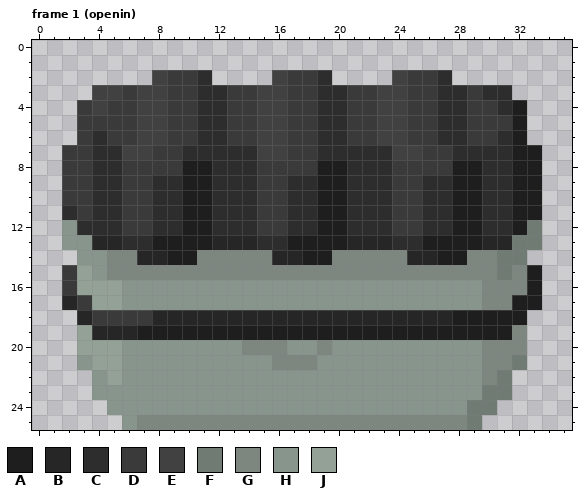
File history of a pixel-art file, Assets/Resources/aseprite/TrashContainer.aseprite. That is the earlier state.
36x26 pixels, 5 frames. Colours within 5 levels of each other are drawn and written as one. Shown: frame 1 (openin). The commit also changed other frames, which this record leaves out.
Visible layers, top first: "obj/top", "obj/barre", "obj/trash", "obj/bg".
Palette (. is transparent): A #1e1e1e  B #262626  C #2d2d2d  D #3a3a3a  E #414141  F #707b73  G #7d8780  H #88958c  J #93a197
Pixels before, frame 1 (openin), first column x 2:
 2 ......EDDC....EDDC....EDDC......
 3 ..EEDEEDDCCDDEEDDCCDDEEDDCCDCC..
 4 .DEDDEEDDCCDDEEDDCCDDEEDDCCDDCA.
 5 .DDDDEEDDCCDDEEDDCCDDEEDDCCDDDA.
 6 .DCDDEEDDCCDDEEDDCCDDEEDDCCDDCA.
 7 DDCCEEDDCCCCCEEDDCCCCCEEDDCCCCAA
 8 DDCCDDDDAACCCDDDDAACCCDDDDAACCAA
 9 DDCCDDCCAACCCDDCCAACCCDDCCAACCAA
10 DDCCDDCCAACCCDDCCAACCCDDCCAACCAA
11 CDCCDDCCAACCCDDCCAACCCDDCCAACCAA
12 HCCCDDCCAACCCDDCCAACCCDDCCAACCAF
13 HHBBCCAAAABBBCCAAAABBBCCAAAABBFF
14 .HHGGBBAAGGGGGBBAAGGGGGBBAAGGFF.
15 DJHGGGGGGGGGGGGGGGGGGGGGGGGGGFGA
16 DJJJHHHHHHHHHHHHHHHHHHHHHHHHGGGA
17 BDJJHHHHHHHHHHHHHHHHHHHHHHHHGGAA
18 .BDDDDBBBBBBBBBBBBBBBBBBBBAAAAA.
19 .JBBBAAAAAAAAAAAAAAAAAAAAAAAAAG.
20 .JJJHHHHHHHHGGGHHGHHHHHHHHHHGGG.
21 .HJJHHHHHHHHHHGGGHHHHHHHHHHHGGF.
22 ..HJHHHHHHHHHHHHHHHHHHHHHHHHGF..
23 ..HHHHHHHHHHHHHHHHHHHHHHHHHHFF..
24 ...HHHHHHHHHHHHHHHHHHHHHHHHFF...
25 ....HGGGGGGGGGGGGGGGGGGGGGGF....
New version:
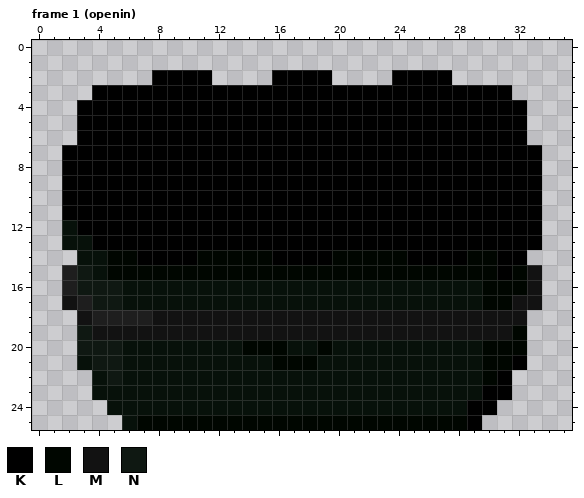
Colours new in this view: K #000000  L #000600  M #121212  N #0f1812
Log entry: (#108.1) trash containers balance
The exact change:
layer "obj/Flattened" added
layer "em/em" now shown
layer "em/bg" now shown
layer "em/bg-sub" now shown
layer "em/barre" now shown
layer "em/barre-sub" now shown
layer "em/top" now shown
layer "em/top-sub" now shown
layer "obj/bg" removed
colour H: #88958c -> #07110a
Changed rows in their new state; - is a pixel that keeps its letter.
Frame 1 (openin), layers "em/top-sub", "em/barre-sub", "em/bg-sub":
first column x 2:
 2 ------KKKK----KKKK----KKKK------
 3 --KKKKKKKKKKKKKKKKKKKKKKKKKKKK--
 4 -KKKKKKKKKKKKKKKKKKKKKKKKKKKKKK-
 5 -KKKKKKKKKKKKKKKKKKKKKKKKKKKKKK-
 6 -KKKKKKKKKKKKKKKKKKKKKKKKKKKKKK-
 7 KKKKKKKKKKKKKKKKKKKKKKKKKKKKKKKK
 8 KKKKKKKKKKKKKKKKKKKKKKKKKKKKKKKK
 9 KKKKKKKKKKKKKKKKKKKKKKKKKKKKKKKK
10 KKKKKKKKKKKKKKKKKKKKKKKKKKKKKKKK
11 KKKKKKKKKKKKKKKKKKKKKKKKKKKKKKKK
12 -KKKKKKKKKKKKKKKKKKKKKKKKKKKKKKK
13 --KKKKKKKKKKKKKKKKKKKKKKKKKKKKKK
14 ---LLKKKKLLLLLKKKKLLLLLKKKKLLKK-
15 AN-LLLLLLLLLLLLLLLLLLLLLLLLLLKLM
16 ANNN------------------------LLLM
17 MANN------------------------LLMM
18 -MAAAAMMMMMMMMMMMMMMMMMMMMMMMMM-
19 -NMMMMMMMMMMMMMMMMMMMMMMMMMMMML-
20 -NNN--------LLL--L----------LLL-
21 --NN----------LLL-----------LLK-
22 ---N------------------------LK--
23 ----------------------------KK--
24 ---------------------------KK---
25 -----LLLLLLLLLLLLLLLLLLLLLLK----
Changed places in both pictures, as pixel boxes (x1, y1, x2, y2):
changed: (62, 70, 542, 430)
